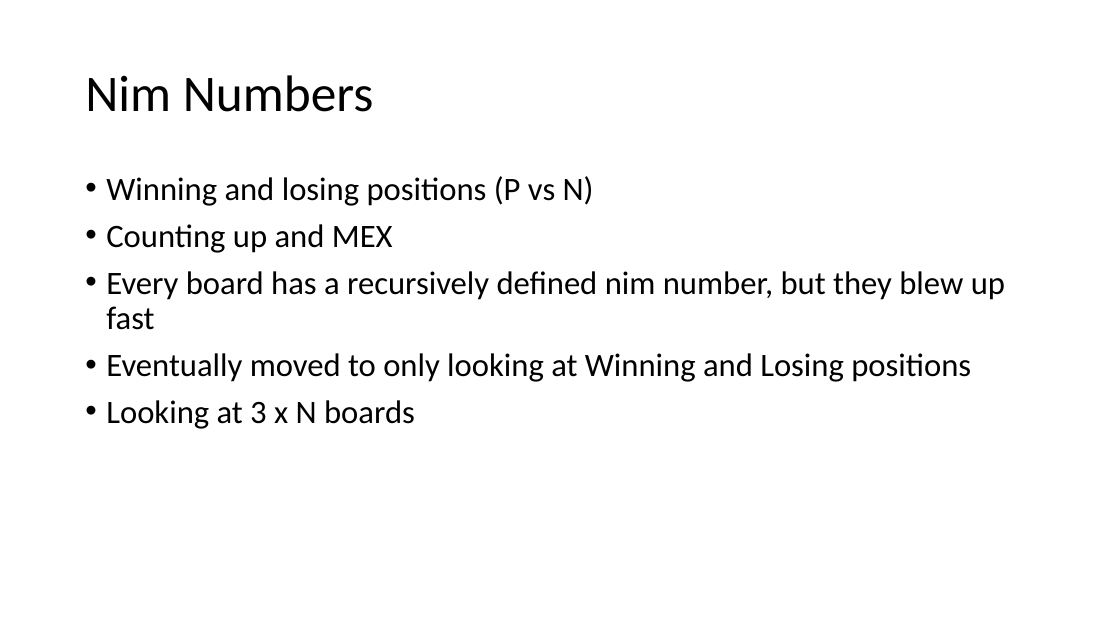
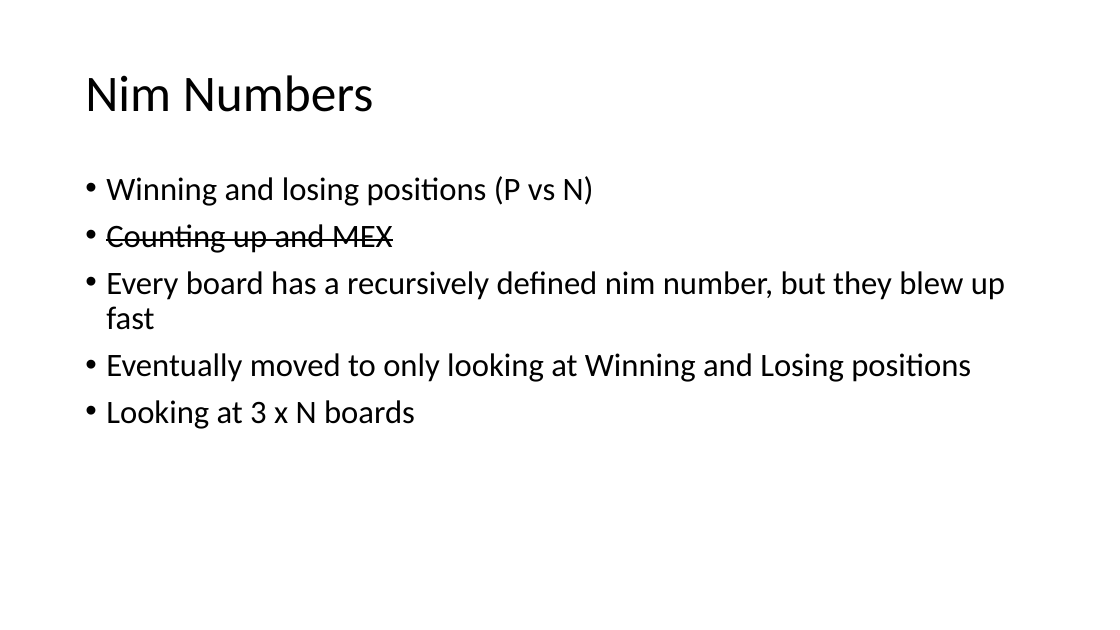
Before and after one commit to EzraSkwarka/Math-Capstone, a slide deck: slide 8 of Presentation/Mat Cap draft.pptx (slide 9 before the commit). Drawn at 1120x630 pixels with LibreOffice and Linux fonts; fonts in the diff are those of the drawing. Boxes give left, top, right and bottom in pixels: in the first picture for what was removed or moved away, otherwise in the second. Text is boxed around its words. In the diff, an @@ line names an element or a change of style, - is before the commit and + after.

```diff
--- a/Presentation/Mat Cap draft.pptx
+++ b/Presentation/Mat Cap draft.pptx
@@ text at box(106, 224, 393, 253): strikethrough on in "Counting up and MEX" @@
```
Also in this commit, not shown: 2 other slides changed.
